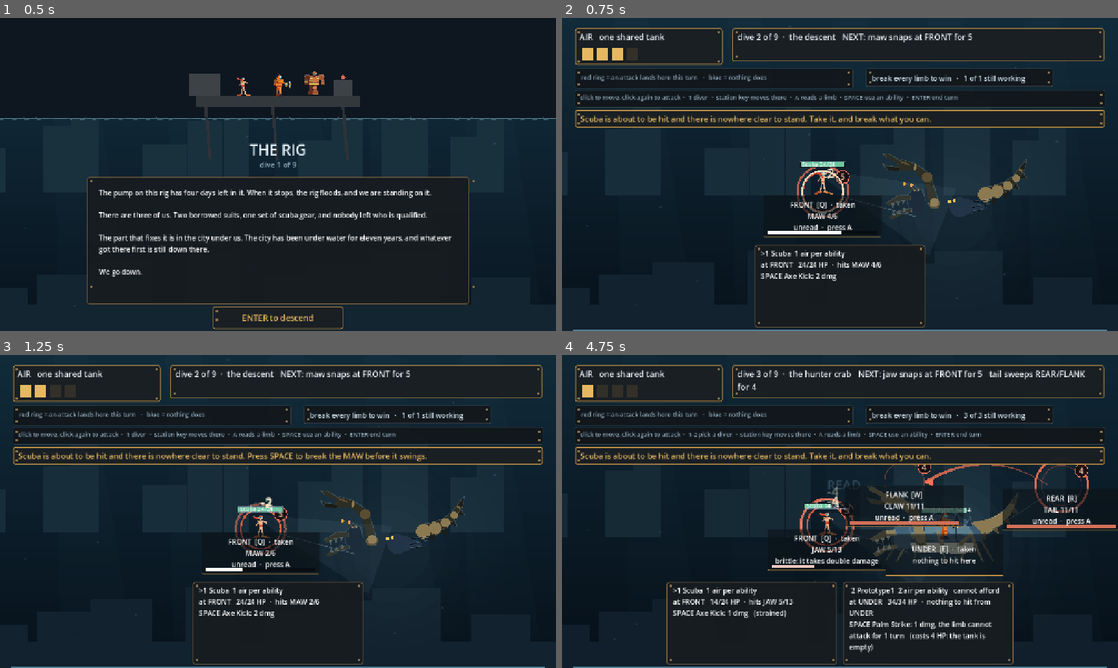
Above: before the commit, frames 1-4 (two rows, left to right).
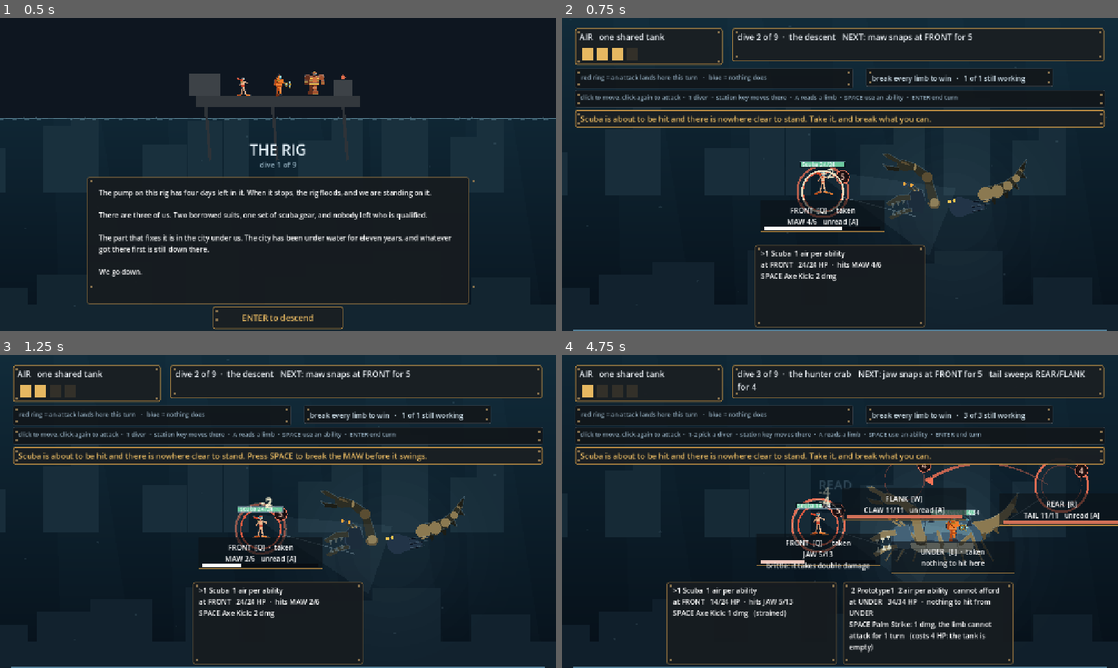
Above: after the commit, the same moments.

Repository: ImmortalDemonGod/salvage
Game: Godot game, scene res://game/main.tscn
Two runs of this game, one before a commit and one after it. Both use one fixed random seed, a clock stepped at 60 frames per second and the inputs below.
Inputs (mouse positions are in pixels of both pictures, inside the frame that each line leads up to):
- Up to frame 1 (0.5 s): no input
- Up to frame 2 (0.75 s): tap Enter at 0.5 s; move the mouse to (962, 158) at 0.52 s; hold Right from 0.53 s (still down); tap 1 at 0.6 s; click (962, 158) at 0.67 s
- Up to frame 3 (1.25 s): keep holding Right; tap Space at 0.77 s
- Up to frame 4 (4.75 s): release Right at 1.25 s; tap A at 1.25 s; drag from (728, 527) to (812, 574) at 1.27 s; tap Enter at 2, 2.75 s; move the mouse to (895, 442) at 2.02 s; hold Right 2.03-2.75 s; tap 3 at 2.1 s; drag from (812, 574) to (673, 464) at 2.77 s; move the mouse to (1006, 558) at 3.52 s; hold A 3.53-4.25 s; tap Q at 3.6 s; tap Space at 3.77 s; drag from (673, 464) to (756, 433) at 4.27 s

Frame 1 is identical in both runs. In frame 2, 1.0% of the frame differs, in the area x 35-58%, y 56-71%; in frame 3, 1.0%; in frame 4, 5.4%, in the area x 35-100%, y 34-71%.

Commit message:
the tags grew a line and smothered the creature again
Adding the trait line gave every station tag a whole extra row, and with
'unread - press A' on it before anything is read, the tags went back to
covering the thing the player is trying to look at. The prompt rides on
the limb line as 'VENT 7/7  unread [A]'; the trait, once known, is what
earns its own row. Stations pushed apart to match.

Diff:
--- a/content/encounters.gd
+++ b/content/encounters.gd
@@ -39,7 +39,7 @@
 	"crab": {
 		"title": "the hunter crab",
 		"art": {"kind": "crab", "scale": 158.0, "pos": [872, 330], "tint": [1.0, 1.0, 1.0]},
-		"places": {"0": [610, 392], "1": [788, 292], "2": [880, 404], "3": [1150, 300]},
+		"places": {"0": [590, 392], "1": [788, 288], "2": [900, 410], "3": [1150, 300]},
 		# TWO divers. One was tried and REFUTED by measurement: the crab
 		# became unwinnable (G2 0/40), casual fell to 5.2 percent, and
 		# UNDER went dead because a lone diver never has a reason to stand
@@ -89,7 +89,7 @@
 		# a LONGER, thinner body: the stations sit further apart along it,
 		# so the board itself reads differently from the crab's
 		"art": {"kind": "worm", "scale": 188.0, "pos": [910, 312], "tint": [0.55, 0.85, 0.70]},
-		"places": {"0": [604, 386], "1": [886, 288], "2": [946, 404], "4": [286, 386]},
+		"places": {"0": [584, 386], "1": [886, 284], "2": [960, 410], "4": [286, 386]},
 		"party": 2,
 		# The drum is fitted before this fight, so it is declared HERE.
 		# While gear was a global set by the run, the bands measured the
--- a/game/main.gd
+++ b/game/main.gd
@@ -185,7 +185,7 @@
 	for i in range(5):
 		var m := Panel.new()
 		m.name = "station_" + Combat.STATION_NAMES[i]
-		m.size = Vector2(272, 96)
+		m.size = Vector2(286, 74)
 		m.position = Vector2.ZERO   # placed per encounter in _refresh
 		m.add_theme_stylebox_override("panel", skin_station())
 		var bg := ColorRect.new()
@@ -894,7 +894,7 @@
 				var tr := combat.trait_of(lb)
 				read = "\n" + String(Combat.TRAITS[tr]) if tr != "" else "\nread: nothing unusual"
 			else:
-				read = "\nunread  ·  press A"
+				read = "   unread [A]"
 			lbl.text = "%s  [%s]%s%s\n%s %d/%d%s" % [Combat.STATION_NAMES[i], String(keys2[i]), stun, here_free(i),
 				String(combat.LIMB_NAMES[lb]).to_upper(), int(combat.limb_hp[lb]), maxhp, read]
 	# A cut line must READ as a cut line. This showed "AIR 3 / 3" after the
Not shown, changed: site/index.apple-touch-icon.png.import
Not shown, changed: site/index.icon.png.import
Not shown, changed: site/index.png.import
Not shown, added: site/.gitignore
